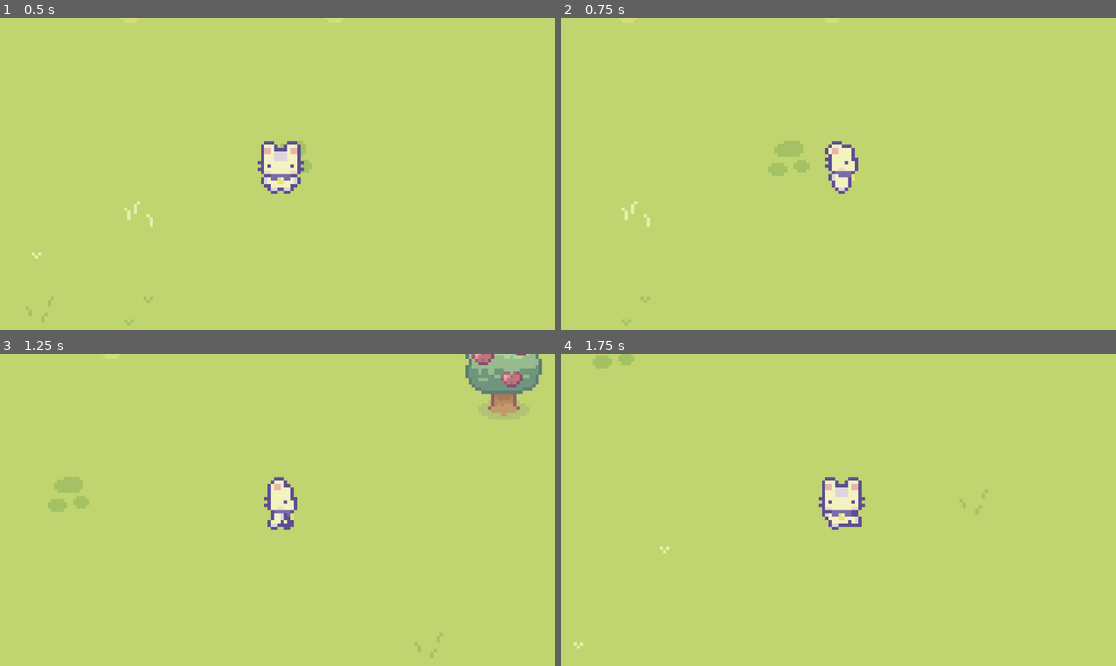
Above: before the commit, frames 1-4 (two rows, left to right).
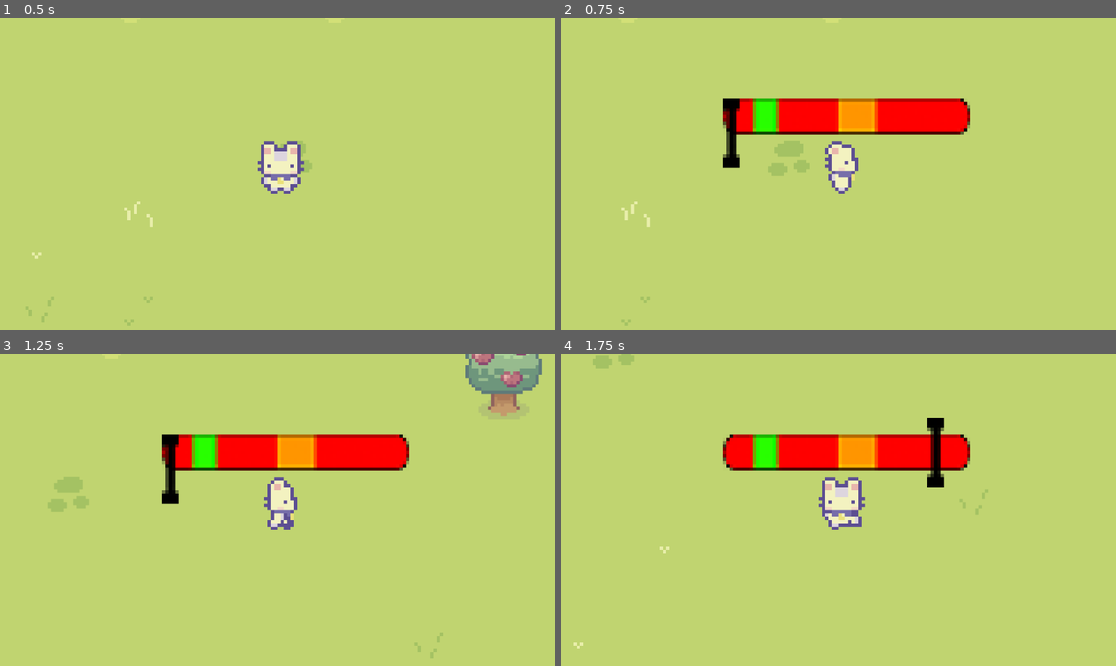
Above: after the commit, the same moments.

Repository: johnf008/Campfire-Project-One
Game: Godot game, scene res://main.tscn
Two runs of this game, one before a commit and one after it. Both use one fixed random seed, a clock stepped at 60 frames per second and the inputs below.
Inputs:
- Up to frame 1 (0.5 s): no input
- Up to frame 2 (0.75 s): tap Enter (accept) at 0.5, 0.6 s; hold D (right) from 0.53 s (still down)
- Up to frame 3 (1.25 s): keep holding D (right)
- Up to frame 4 (1.75 s): release D (right) at 1.28 s; hold S (down) from 1.28 s (still down); tap Enter (accept) at 1.35 s

Frame 1 is identical in both runs. In frame 2, 5.5% of the frame differs, in the area x 29-74%, y 25-49%; in frame 3, 5.5%; in frame 4, 5.5%, in the area x 29-74%, y 20-43%.

Commit message:
maybe the real bug fix was the friends we made along the way :(

Diff:
--- a/Scripts/event_bar.gd
+++ b/Scripts/event_bar.gd
@@ -20,7 +20,9 @@
 var first_time = true
 
 var touching_water = false
-var trigger_fishing = false
+var trigger_fishing := false
+
+var u_active = false
 
 func _ready() -> void:
 	x_end_position = global_position.x - (indicator.size.x) / 2
@@ -38,6 +40,7 @@
 	var indicator_ceter_off_set = indicator.size / 2
 
 	indicator.position = end_center_offset - indicator_ceter_off_set
+	u_active = true
 
 
 	print("Bro have you started")
@@ -48,22 +51,18 @@
 	if indicator.position.x < -indicator.size.x / 2:
 		_finish(true)
 
-func _input(_event: InputEvent) -> void:
-
-	if Input.is_action_just_pressed("accept") and ready_for_input and trigger_fishing:
+func _unhandled_input(event: InputEvent) -> void:
+	if Input.is_action_just_pressed("accept"):
 		_finish()
 		ready_for_input = false
-		print("six")
+		print("is this registering")
 
-	if Input.is_action_just_pressed("accept") and touching_water and !is_processing():
-			trigger_fishing = true
-			event_bar.visible = true
-			event_bar.visible = true
-			set_process(true)
-			print("seven")
+		event_bar.visible = true
+
 
 
 func _finish(normalDone = false):
+	u_active = false
 	set_process(false)
 
 	if normalDone:
@@ -108,7 +107,6 @@
 func _on_character_body_2d_start_bar() -> void:
 
 	start()
-	set_process(true)
 
 
 func _on_character_body_2d_six_seven() -> void:
